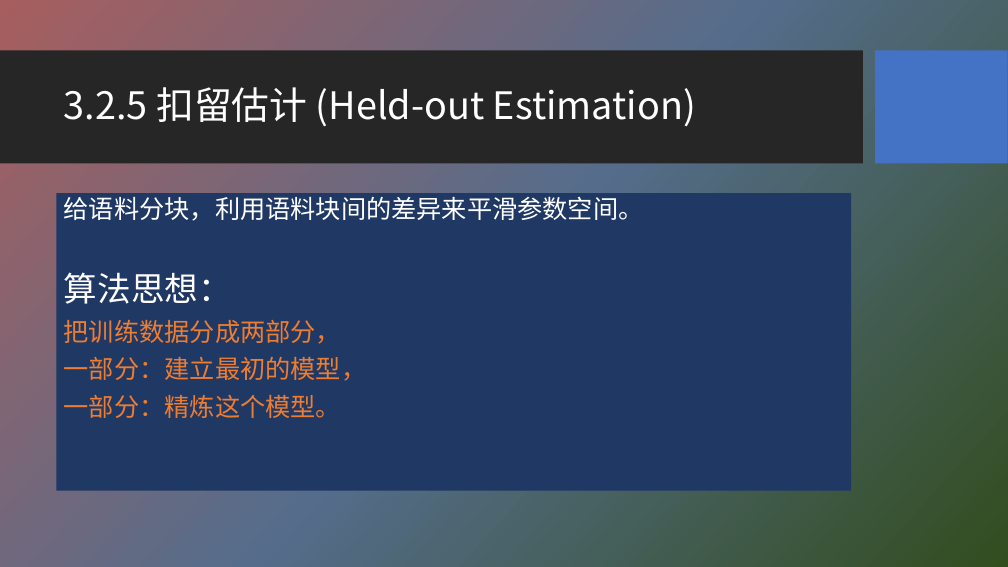
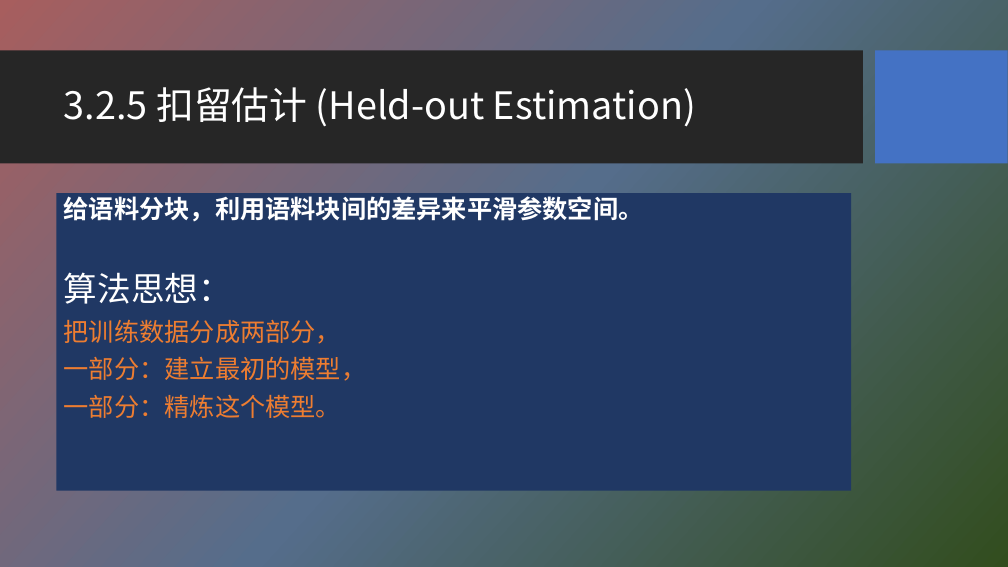
Before and after one commit to HBU/NLP_PPT, a slide deck: slide 24 of PPT-2020/ch03 n元语法模型.pptx. Drawn at 1008x567 pixels with LibreOffice and Linux fonts; fonts in the diff are those of the drawing; background and template pictures are left out. Boxes give left, top, right and bottom in pixels: in the first picture for what was removed or moved away, otherwise in the second. Text is boxed around its words. In the diff, an @@ line names an element or a change of style, - is before the commit and + after.

```diff
--- a/PPT-2020/ch03 n元语法模型.pptx
+++ b/PPT-2020/ch03 n元语法模型.pptx
@@ text at [64,196,644,222]: bold on in "给语料分块，利用语料块间的差异来平滑参数空间。" @@
```
Also in this commit, not shown: 2 other slides changed.
